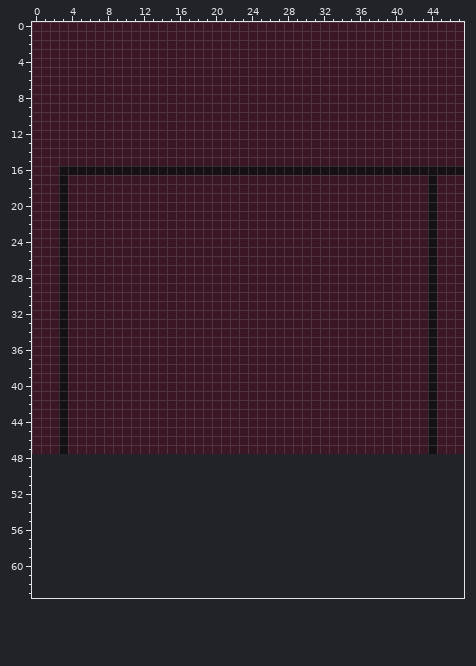
Pixel-art file, stored at assets/art/dungeon/dungeon_tileset.aseprite. Above: the version before the commit.
48x48 pixels, 1 frame. The old version is drawn lined up with the new one, on the new canvas.
And afterwards:
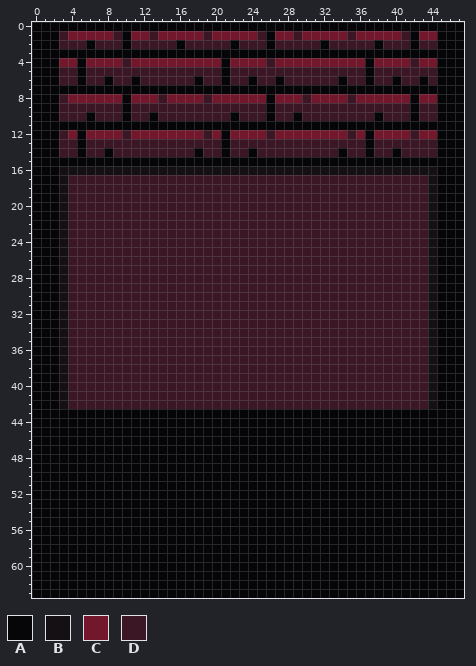
Palette (. is transparent): A #060608  B #141013  C #73172d  D #3b1725
The author wrote: Basic movement around dungeon
The edit:
canvas 48x48 -> 48x64
Changed rows in their new state; - is an unchanged pixel.
first column x 0:
 0 AAAAAAAAAAAAAAAAAAAAAAAAAAAAAAAAAAAAAAAAAAAAAAAA
 1 AAA-CCCCC-ACC-CCCCC-CCCCC-ACC-CCCCC-CCCCC-ACCAAA
 2 AAA---A---A-----A-----A---A-----A-----A---A--AAA
 3 AAAAAAAAAAAAAAAAAAAAAAAAAAAAAAAAAAAAAAAAAAAAAAAA
 4 AAACCACCCC-CCCCCCCCCCACCCC-CCCCCCCCCCACCCC-CCAAA
 5 AAA--A---------------A---------------A-------AAA
 6 AAA--A--A--A------A--A--A--A------A--A--A--A-AAA
 7 AAAAAAAAAAAAAAAAAAAAAAAAAAAAAAAAAAAAAAAAAAAAAAAA
 8 AAA-CCCCCCACCC-CCCC-CCCCCCACCC-CCCC-CCCCCCACCAAA
 9 AAA-------A---------------A---------------A--AAA
10 AAA---A---A--A--------A---A--A--------A---A--AAA
11 AAAAAAAAAAAAAAAAAAAAAAAAAAAAAAAAAAAAAAAAAAAAAAAA
12 AAA-CACCCC-CCCCCCCC-CACCCC-CCCCCCCC-CACCCC-CCAAA
13 AAA--A---------------A---------------A-------AAA
14 AAA--A--A---------A--A--A---------A--A--A----AAA
15 AAAAAAAAAAAAAAAAAAAAAAAAAAAAAAAAAAAAAAAAAAAAAAAA
16 AAA------------------------------------------AAA
17 AAA------------------------------------------AAA
18 AAA------------------------------------------AAA
19 AAA------------------------------------------AAA
20 AAA------------------------------------------AAA
21 AAA------------------------------------------AAA
22 AAA------------------------------------------AAA
23 AAA------------------------------------------AAA
24 AAA------------------------------------------AAA
25 AAA------------------------------------------AAA
26 AAA------------------------------------------AAA
27 AAA------------------------------------------AAA
28 AAA------------------------------------------AAA
29 AAA------------------------------------------AAA
30 AAA------------------------------------------AAA
31 AAA------------------------------------------AAA
32 AAA------------------------------------------AAA
33 AAA------------------------------------------AAA
34 AAA------------------------------------------AAA
35 AAA------------------------------------------AAA
36 AAA------------------------------------------AAA
37 AAA------------------------------------------AAA
38 AAA------------------------------------------AAA
39 AAA------------------------------------------AAA
40 AAA------------------------------------------AAA
41 AAA------------------------------------------AAA
42 AAA------------------------------------------AAA
43 AAAAAAAAAAAAAAAAAAAAAAAAAAAAAAAAAAAAAAAAAAAAAAAA
44 AAAAAAAAAAAAAAAAAAAAAAAAAAAAAAAAAAAAAAAAAAAAAAAA
45 AAAAAAAAAAAAAAAAAAAAAAAAAAAAAAAAAAAAAAAAAAAAAAAA
46 AAAAAAAAAAAAAAAAAAAAAAAAAAAAAAAAAAAAAAAAAAAAAAAA
47 AAAAAAAAAAAAAAAAAAAAAAAAAAAAAAAAAAAAAAAAAAAAAAAA
48 AAAAAAAAAAAAAAAAAAAAAAAAAAAAAAAAAAAAAAAAAAAAAAAA
49 AAAAAAAAAAAAAAAAAAAAAAAAAAAAAAAAAAAAAAAAAAAAAAAA
50 AAAAAAAAAAAAAAAAAAAAAAAAAAAAAAAAAAAAAAAAAAAAAAAA
51 AAAAAAAAAAAAAAAAAAAAAAAAAAAAAAAAAAAAAAAAAAAAAAAA
52 AAAAAAAAAAAAAAAAAAAAAAAAAAAAAAAAAAAAAAAAAAAAAAAA
53 AAAAAAAAAAAAAAAAAAAAAAAAAAAAAAAAAAAAAAAAAAAAAAAA
54 AAAAAAAAAAAAAAAAAAAAAAAAAAAAAAAAAAAAAAAAAAAAAAAA
55 AAAAAAAAAAAAAAAAAAAAAAAAAAAAAAAAAAAAAAAAAAAAAAAA
56 AAAAAAAAAAAAAAAAAAAAAAAAAAAAAAAAAAAAAAAAAAAAAAAA
57 AAAAAAAAAAAAAAAAAAAAAAAAAAAAAAAAAAAAAAAAAAAAAAAA
58 AAAAAAAAAAAAAAAAAAAAAAAAAAAAAAAAAAAAAAAAAAAAAAAA
59 AAAAAAAAAAAAAAAAAAAAAAAAAAAAAAAAAAAAAAAAAAAAAAAA
60 AAAAAAAAAAAAAAAAAAAAAAAAAAAAAAAAAAAAAAAAAAAAAAAA
61 AAAAAAAAAAAAAAAAAAAAAAAAAAAAAAAAAAAAAAAAAAAAAAAA
62 AAAAAAAAAAAAAAAAAAAAAAAAAAAAAAAAAAAAAAAAAAAAAAAA
63 AAAAAAAAAAAAAAAAAAAAAAAAAAAAAAAAAAAAAAAAAAAAAAAA
Boxes around the changes in both pictures, in picture pixels (x1, y1, x2, y2):
changed: (32, 22, 464, 598)
